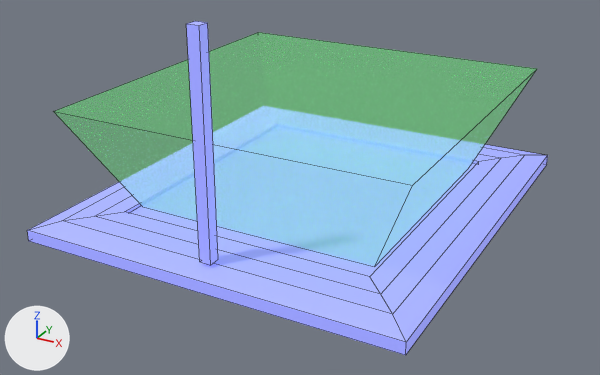
Two versions of the Blender file themes/default/base.blend, one commit apart.
Rendered twice from a 50 mm camera at (64.5, -122.4, 52.2) aimed at (1.1, -7.2, -5.4). Every picture has the same lights, and +X, +Y and +Z are marked at lower left. The older version comes first. Mesh edges are drawn as thin lines.

Names of what the first picture shows: 'Base', 'BaseLandingZone'.
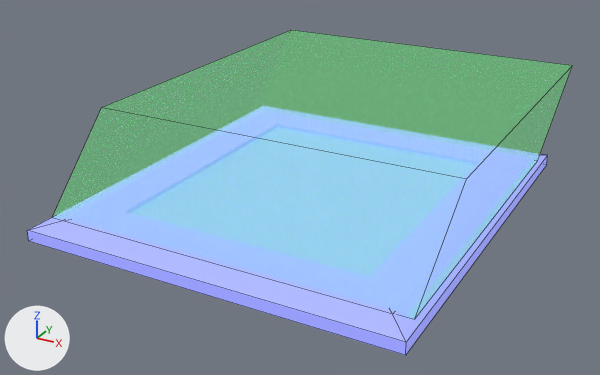
The change, as JSON lines over the scene's bpy script:
```json
{"block": "me_basemesh", "where": "# used by ob_base; location = (0.0, 0.0, -8.6); scale = (33.1, 37.3, 1.0)"}
{"op": "remove", "block": "me_basemesh", "code": "me_basemesh.from_pydata(...)  # 32 vertices, 28 faces; spans x -1.0..1.0, y -1.0..1.0, z -2.1..36.6"}
{"op": "add", "block": "me_basemesh", "code": "me_basemesh.from_pydata(...)  # 24 vertices, 22 faces; spans x -1.0..1.0, y -1.0..1.0, z -2.1..0.7"}
{"block": "me_basemesh", "change": "me_basemesh part 1: the loose piece of 8 vertices spanning x 0.0, y -0.9, z 1.1..36.6 is deleted"}
{"block": "me_baselandingzone", "where": "# used by ob_baselandingzone; location = (0.0, 0.0, -4.5); scale = (6.04, 6.04, 6.04)"}
{"block": "me_baselandingzone", "where": "# before: 1 (-5.03, -5.15, 2.44) at pixel (53, 111), 3 (-5.03, 5.15, 2.44) at pixel (258, 32), 5 (5.03, -5.15, 2.44) at pixel (412, 185), 7 (5.03, 5.15, 2.44) at pixel (537, 68)"}
{"op": "remove", "block": "me_baselandingzone", "code": "me_baselandingzone.from_pydata(...)  # 8 vertices, 6 faces; spans x -5.03..5.03, y -5.15..5.15, z -0.63..2.44"}
{"op": "add", "block": "me_baselandingzone", "code": "me_baselandingzone.from_pydata(...)  # 8 vertices, 6 faces; spans x -5.35..5.91, y -5.35..6.03, z -0.63..2.44"}
{"block": "me_baselandingzone", "change": "me_baselandingzone part 2"}
{"op": "add", "block": "me_baselandingzone", "code": "for i in [1, 3, 5, 7]: me_baselandingzone.vertices[i].co += Vector((0.88, 0.89, 0.0))"}
{"op": "set", "path": "me_baselandingzone.vertices[0].co", "old": "(-3.6, -3.6, -0.63)", "new": "(-5.35, -5.35, -0.63)", "note": "pixel (142, 206) -> pixel (52, 217)"}
{"op": "set", "path": "me_baselandingzone.vertices[2].co", "old": "(-3.6, 3.6, -0.63)", "new": "(-5.35, 5.35, -0.63)"}
{"op": "set", "path": "me_baselandingzone.vertices[4].co", "old": "(3.6, -3.6, -0.63)", "new": "(5.35, -5.35, -0.63)", "note": "pixel (374, 266) -> pixel (414, 319)"}
{"op": "set", "path": "me_baselandingzone.vertices[6].co", "old": "(3.6, 3.6, -0.63)", "new": "(5.35, 5.35, -0.63)", "note": "pixel (468, 168) -> pixel (537, 160)"}
```

Changed parts and their boxes (x1, y1, x2, y2) in the pictures (600 x 375 px):
```json
{"object": "BaseLandingZone", "change": "reshaped", "before": [53, 32, 537, 267], "after": [53, 30, 573, 319], "on screen": "7% wider, 23% taller"}
{"object": "Base", "change": "reshaped", "before": [27, 21, 548, 355], "after": [27, 154, 548, 355]}
{"part": 1, "of": "me_basemesh", "change": "deleted", "before": [186, 21, 218, 265], "on screen": "blue"}
```
